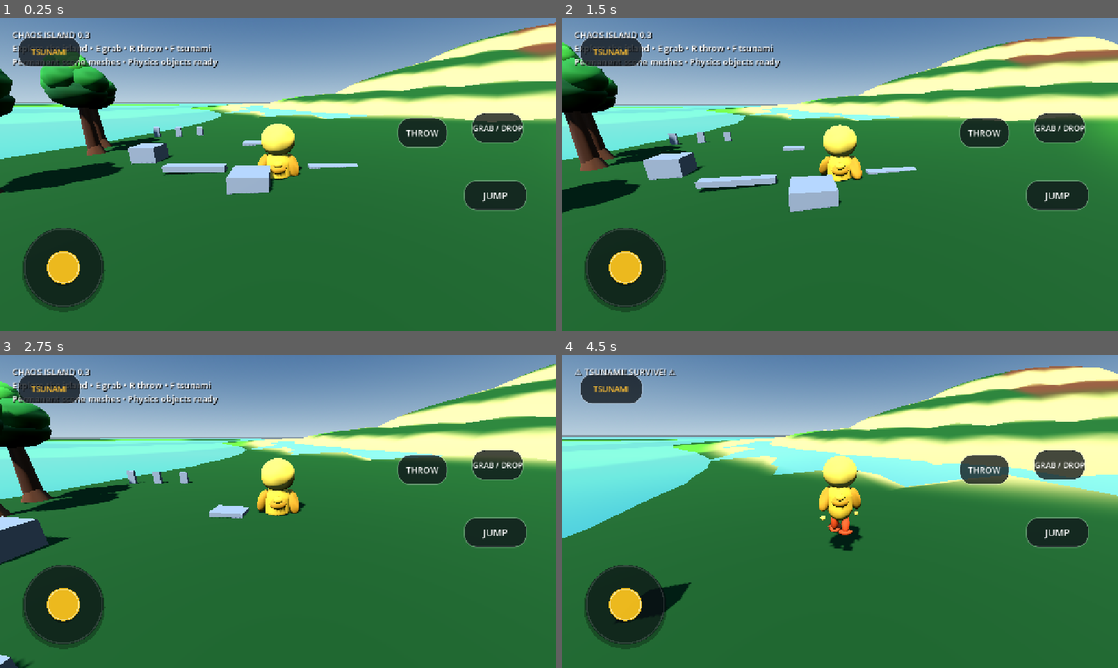
Above: before the commit, frames 1-4 (two rows, left to right).
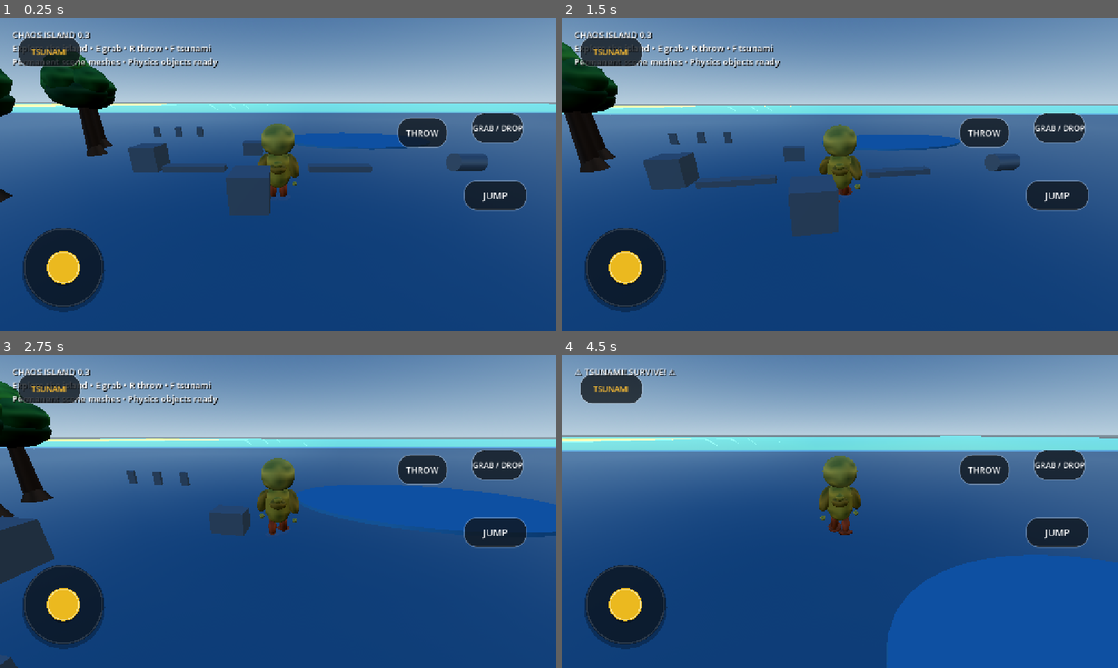
Above: after the commit, the same moments.

Repository: manojoffl-git/chaos-island-build
Game: Godot game, scene res://scenes/Main.tscn
The game is run twice, just before and just after one commit, with the same random seed, the same clock (stepped at 60 frames per second) and the same inputs.
Inputs (mouse positions are in pixels of both pictures, inside the frame that each line leads up to):
- Up to frame 1 (0.25 s): no input
- Up to frame 2 (1.5 s): click "JUMP" at 0.5 s; tap Enter at 1.25 s; move the mouse to (867, 174) at 1.27 s; hold W (move_forward) from 1.28 s (still down); tap E (grab) at 1.35 s; click (867, 174) at 1.42 s
- Up to frame 3 (2.75 s): keep holding W (move_forward); tap Space (jump) at 1.52, 2.27 s; move the mouse to (250, 511) at 2.02 s; tap R (throw) at 2.1 s
- Up to frame 4 (4.5 s): keep holding W (move_forward); move the mouse to (851, 505) at 2.77 s; tap F at 2.85 s; move the mouse to (834, 517) at 3.52 s; tap E (grab) at 3.6 s; click (834, 517) at 3.67 s; tap Space (jump) at 3.77 s; move the mouse to (878, 514) at 4.27 s; tap R (throw) at 4.35 s

The runs differ from the first frame. In frame 1, 74% of the frame differs, in the area x 0-100%, y 1-100%; in frame 2, 74%; in frame 3, 71%; in frame 4, 78%, in the area x 0-100%, y 3-100%.

Commit message:
Rebuild island terrain shape and colors

Diff:
--- a/shaders/IslandTerrain.gdshader
+++ b/shaders/IslandTerrain.gdshader
@@ -1,39 +1,34 @@
 shader_type spatial;
 render_mode diffuse_burley, cull_back;
 
+varying vec3 world_pos;
 varying float terrain_height;
-varying vec3 world_pos;
 
 float island_radius(vec2 p) {
     float a = atan(p.y, p.x);
-    return 430.0 + 38.0 * sin(2.0 * a + 0.4) + 22.0 * sin(5.0 * a - 1.2) + 14.0 * sin(9.0 * a + 0.7);
-}
-
-float spiral_distance(vec2 p) {
-    vec2 d = p - vec2(220.0, -180.0);
-    float r = length(d);
-    if (r < 0.001) return 0.0;
-    float a = atan(d.y, d.x);
-    if (a < 0.0) a += 6.2831853;
-    float best = 9999.0;
-    for (int k = 0; k < 3; k++) {
-        float t = a + 6.2831853 * float(k);
-        best = min(best, abs(r - (55.0 + 12.0 * t)));
-    }
-    return best;
+    return 455.0 + 42.0 * sin(2.0 * a + 0.5) + 24.0 * sin(5.0 * a - 1.1) + 15.0 * sin(9.0 * a + 0.8);
 }
 
 float terrain_height_at(vec2 p) {
-    float r = length(vec2(p.x / 1.02, p.y / 0.92));
+    vec2 q = vec2(p.x / 1.03, p.y / 0.94);
+    float r = length(q);
     float boundary = island_radius(p);
-    if (r > boundary) return -18.0;
-    float edge = clamp((r - (boundary - 65.0)) / 65.0, 0.0, 1.0);
-    float h = 1.3 * sin(p.x / 78.0) + sin(p.y / 69.0) + 0.65 * sin((p.x + p.y) / 49.0);
-    h += 60.0 * exp(-pow((p.x - 220.0) / 145.0, 2.0) - pow((p.y + 180.0) / 130.0, 2.0));
-    h *= 1.0 - edge * 0.65;
-    float sd = spiral_distance(p);
-    float rr = length(p - vec2(220.0, -180.0));
-    if (rr < 250.0 && sd < 20.0) h -= min(7.5, (20.0 - sd) * 0.38);
+    if (r > boundary) return -12.0;
+
+    float edge = clamp((r - (boundary - 90.0)) / 90.0, 0.0, 1.0);
+    float h = 2.4 * sin(p.x / 72.0) + 1.8 * sin(p.y / 79.0) + 1.0 * sin((p.x + p.y) / 61.0);
+    h += 125.0 * exp(-pow((p.x - 175.0) / 175.0, 2.0) - pow((p.y + 175.0) / 155.0, 2.0));
+    h += 22.0 * exp(-pow((p.x + 180.0) / 150.0, 2.0) - pow((p.y - 100.0) / 170.0, 2.0));
+    h += 16.0 * exp(-pow((p.x - 260.0) / 120.0, 2.0) - pow((p.y - 60.0) / 130.0, 2.0));
+    h *= 1.0 - edge * 0.84;
+
+    vec2 d = p - vec2(175.0, -175.0);
+    float rr = length(d);
+    float aa = atan(d.y, d.x);
+    if (aa < 0.0) aa += 6.2831853;
+    float spiral_r = 55.0 + 15.0 * aa;
+    float path = 1.0 - smoothstep(12.0, 22.0, abs(rr - spiral_r));
+    h -= path * 7.0;
     return h;
 }
 
@@ -46,26 +41,29 @@
 void fragment() {
     vec2 p = world_pos.xz;
     float boundary = island_radius(p);
-    float radial = length(vec2(p.x / 1.02, p.y / 0.92));
+    float radial = length(vec2(p.x / 1.03, p.y / 0.94));
     if (radial > boundary + 2.0) discard;
 
-    float sd = spiral_distance(p);
-    float patch = sin(p.x / 43.0) * sin(p.y / 49.0) + sin((p.x + p.y) / 41.0);
-    float shore = smoothstep(boundary - 34.0, boundary - 4.0, radial);
-    float path = 1.0 - smoothstep(17.0, 30.0, sd);
-    float soil = smoothstep(16.0, 30.0, terrain_height) * smoothstep(0.05, 0.45, patch);
-    float light = smoothstep(0.42, 0.82, patch) * (1.0 - soil);
+    float patch = sin(p.x / 37.0) * sin(p.y / 43.0) + 0.55 * sin((p.x - p.y) / 29.0) + 0.35 * sin((p.x + p.y) / 17.0);
+    vec2 d = p - vec2(175.0, -175.0);
+    float rr = length(d);
+    float aa = atan(d.y, d.x);
+    if (aa < 0.0) aa += 6.2831853;
+    float spiral_r = 55.0 + 15.0 * aa;
+    float path = 1.0 - smoothstep(12.0, 22.0, abs(rr - spiral_r));
+    float shore = 1.0 - smoothstep(-1.0, 6.0, terrain_height);
+    float soil = smoothstep(42.0, 70.0, terrain_height) * smoothstep(0.25, 0.55, patch);
+    float light = smoothstep(0.60, 0.95, patch) * (1.0 - soil);
 
-    vec3 deep_green = vec3(0.075, 0.28, 0.055);
-    vec3 light_green = vec3(0.30, 0.58, 0.12);
-    vec3 sand = vec3(0.76, 0.64, 0.34);
-    vec3 soil_color = vec3(0.38, 0.20, 0.08);
+    vec3 deep_green = vec3(0.055, 0.25, 0.055);
+    vec3 light_green = vec3(0.30, 0.62, 0.12);
+    vec3 sand = vec3(0.82, 0.69, 0.40);
+    vec3 soil_color = vec3(0.40, 0.23, 0.10);
 
     vec3 base = deep_green;
     base = mix(base, light_green, light);
     base = mix(base, soil_color, soil);
     base = mix(base, sand, max(shore, path));
-
     ALBEDO = base;
     ROUGHNESS = 0.96;
 }
